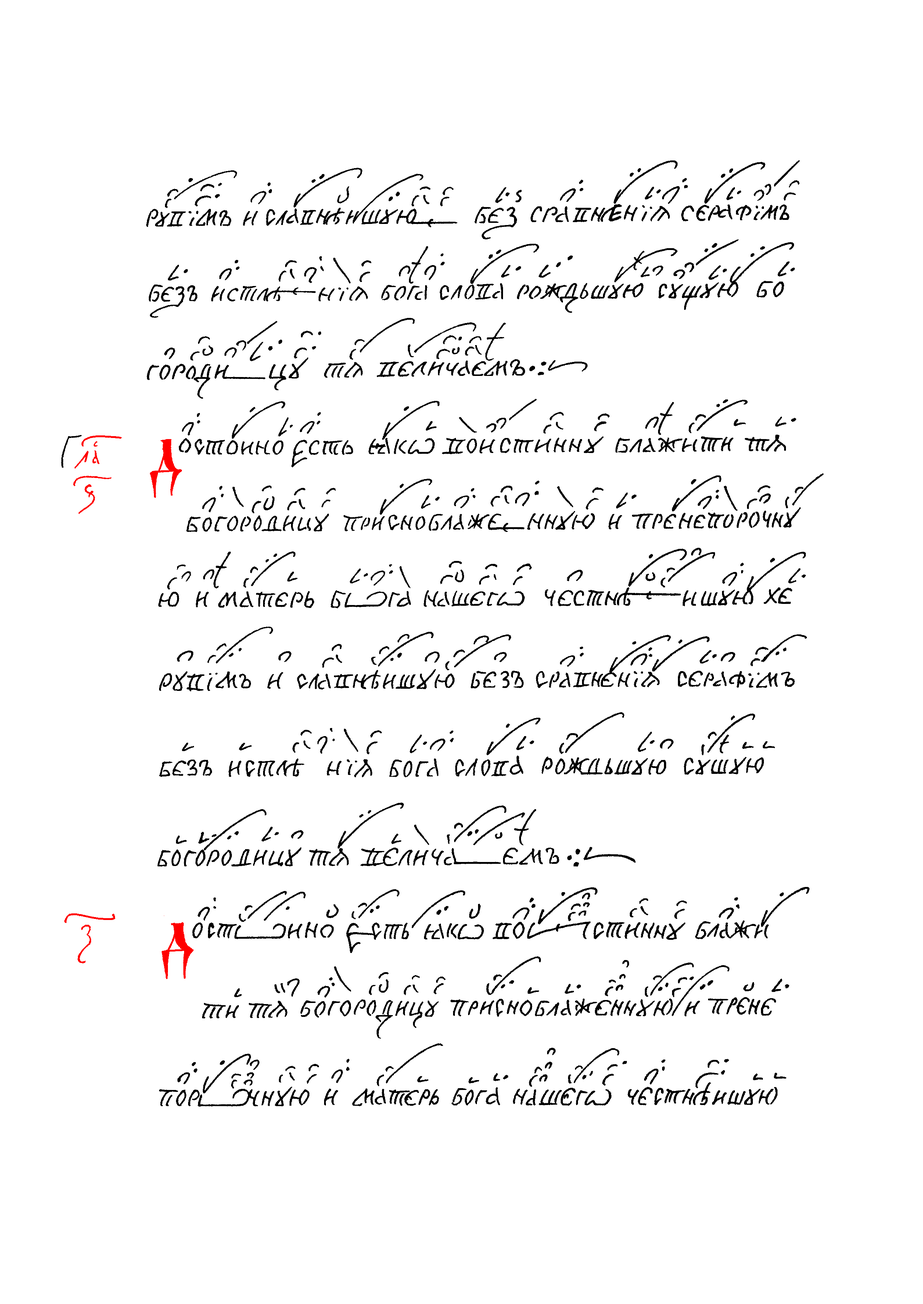
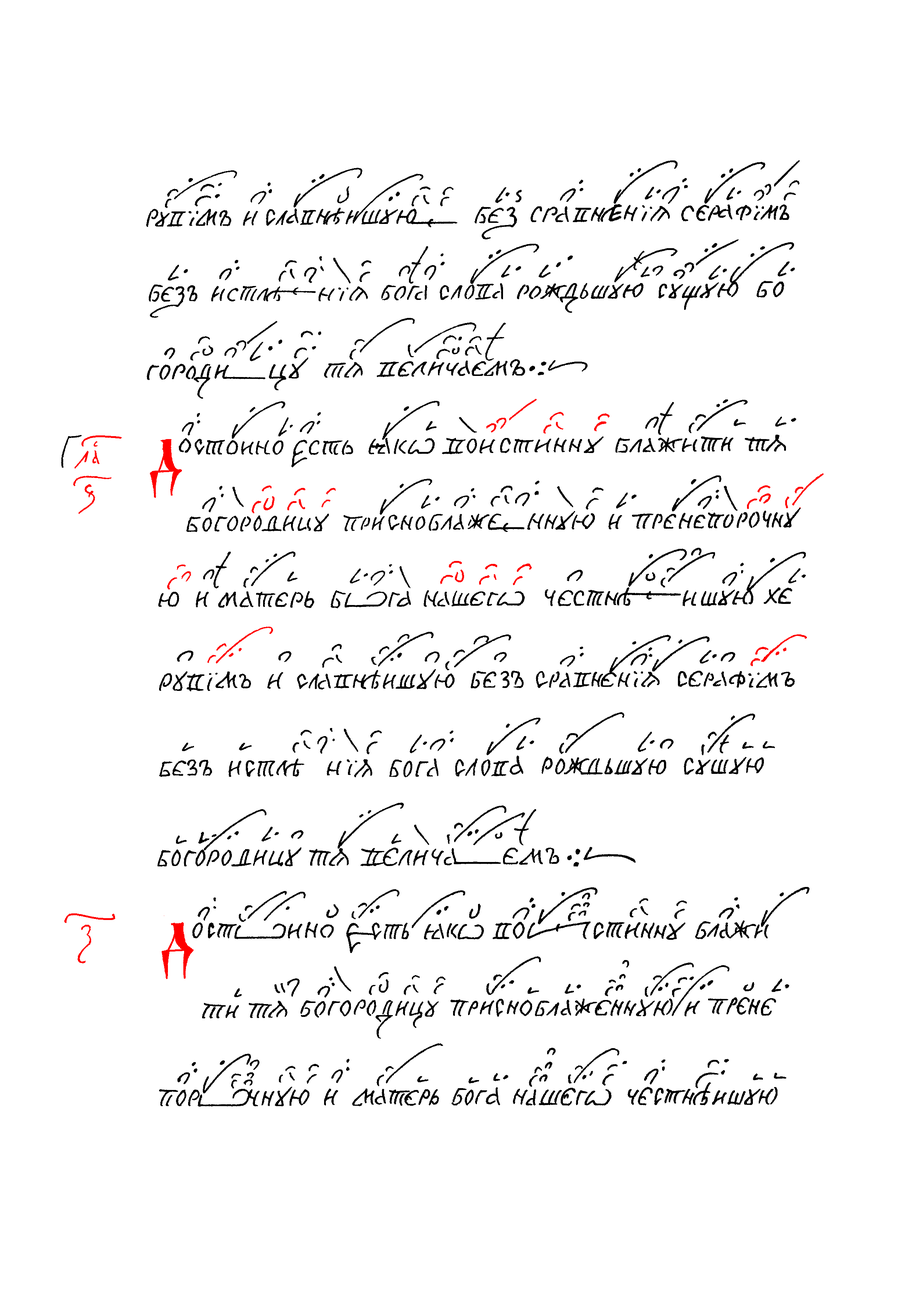
Layered file, before and after one edit (923px x 1304px). Changes by layer:
removed layer "Червила" over [167, 564, 191, 590]
added layer "Связни" above "Кулисма" over [167, 473, 824, 590]
added layer "Кулисма" above "Храбрица" over [251, 399, 796, 588]
added layer "Храбрица" above "Рютка" over [485, 398, 610, 434]
added layer "Рютка" above "Стезя нижняя" over [181, 485, 532, 664]
added layer "Стезя нижняя" above "Букы" over [176, 561, 807, 674]
renamed "Чернила" to "Букы", painted on it over [167, 398, 824, 674]
